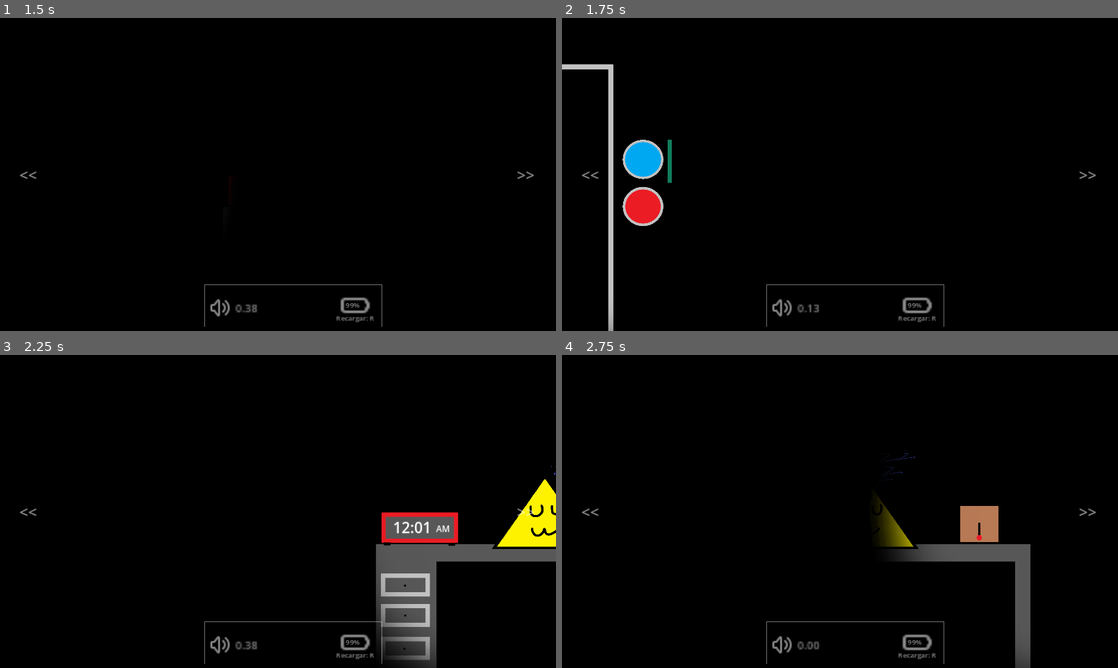
Above: before the commit, frames 1-4 (two rows, left to right).
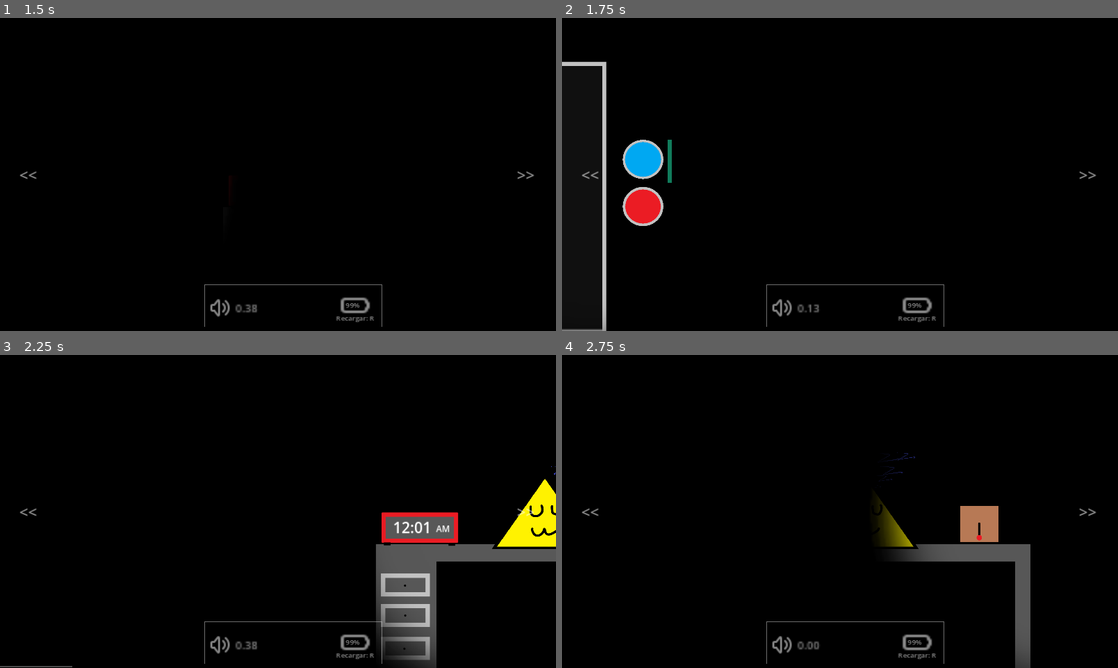
Above: after the commit, the same moments.

Repository: Mageh533/TriangulinProject
Game: Godot game, scene res://Scenes/MainMenu.tscn
Same seed, same stepped clock (60 frames per second), same inputs: the game is played once before the commit and once after it.
Inputs (mouse positions are in pixels of both pictures, inside the frame that each line leads up to):
- Up to frame 1 (1.5 s): click "Joguina24" at 0.5 s; tap Enter at 1.25 s; move the mouse to (27, 174) at 1.27 s; tap R (recharge) at 1.35 s
- Up to frame 2 (1.75 s): no input
- Up to frame 3 (2.25 s): move the mouse to (528, 511) at 2.02 s; tap R (recharge) at 2.1 s
- Up to frame 4 (2.75 s): no input

Frame 1 is identical in both runs. In frame 2, 1.7% of the frame differs, in the area x 0-10%, y 14-100%; in frame 3, less than 0.1%; in frame 4, nothing differs.

Commit message:
Added glass effects

Diff:
--- a/Scenes/MainScene.tscn
+++ b/Scenes/MainScene.tscn
@@ -1,10 +1,11 @@
-[gd_scene load_steps=76 format=3 uid="uid://ci47ylf44fdg8"]
+[gd_scene load_steps=77 format=3 uid="uid://ci47ylf44fdg8"]
 
 [ext_resource type="Script" path="res://Scripts/Game/GameLogic.gd" id="1_sqss8"]
 [ext_resource type="Texture2D" uid="uid://3f28bn54dy1a" path="res://Assets/Static/Escritorio.png" id="2_48fq7"]
-[ext_resource type="Texture2D" uid="uid://n7r0m3ichfvj" path="res://Assets/Static/Ventana_izquierda.png" id="4_8wcoh"]
+[ext_resource type="Texture2D" uid="uid://baci3of808ulj" path="res://Assets/Static/Ventana_transparente.png" id="3_skxci"]
+[ext_resource type="Texture2D" uid="uid://dv1i0dqjttcsd" path="res://Assets/Static/Puerta_transparente.png" id="4_tul3m"]
 [ext_resource type="Texture2D" uid="uid://2p2usg3o5g1q" path="res://Assets/Static/Estanterias.png" id="5_podnf"]
-[ext_resource type="Texture2D" uid="uid://c2nrmodxfpdqm" path="res://Assets/Static/Puerta.png" id="5_vcdfj"]
+[ext_resource type="Texture2D" uid="uid://bouliroi223j4" path="res://Assets/Static/glass-1.jpg" id="6_3byo8"]
 [ext_resource type="Script" path="res://Scripts/Game/Mechanics/Cristal.gd" id="6_ori24"]
 [ext_resource type="Texture2D" uid="uid://bv82qh0ytlh75" path="res://Assets/Objects/Despertador.png" id="6_ux8r6"]
 [ext_resource type="Texture2D" uid="uid://d1x3h41n6h53v" path="res://Assets/Objects/Caja.png" id="7_ki6an"]
@@ -288,6 +289,73 @@
 "values": [Color(1, 1, 1, 1), Color(1, 1, 1, 0)]
 }
 
+[sub_resource type="Animation" id="Animation_vlrvt"]
+resource_name = "CirculinKill"
+tracks/0/type = "method"
+tracks/0/imported = false
+tracks/0/enabled = true
+tracks/0/path = NodePath("UIAnims")
+tracks/0/interp = 1
+tracks/0/loop_wrap = true
+tracks/0/keys = {
+"times": PackedFloat32Array(1),
+"transitions": PackedFloat32Array(1),
+"values": [{
+"args": ["GameLose"],
+"method": &"play"
+}]
+}
+tracks/1/type = "value"
+tracks/1/imported = false
+tracks/1/enabled = true
+tracks/1/path = NodePath("POV/UILayer/UI/DeathAnims:visible")
+tracks/1/interp = 1
+tracks/1/loop_wrap = true
+tracks/1/keys = {
+"times": PackedFloat32Array(0),
+"transitions": PackedFloat32Array(1),
+"update": 1,
+"values": [true]
+}
+tracks/2/type = "value"
+tracks/2/imported = false
+tracks/2/enabled = true
+tracks/2/path = NodePath("POV/UILayer/UI/DeathAnims/Circulin/CirculinSusto:scale")
+tracks/2/interp = 1
+tracks/2/loop_wrap = true
+tracks/2/keys = {
+"times": PackedFloat32Array(0, 1),
+"transitions": PackedFloat32Array(1, 1),
+"update": 0,
+"values": [Vector2(0.01, 0.01), Vector2(1, 1)]
+}
+tracks/3/type = "method"
+tracks/3/imported = false
+tracks/3/enabled = true
+tracks/3/path = NodePath("POV/UILayer/UI/DeathAnims/Circulin/CirculinSusto")
+tracks/3/interp = 1
+tracks/3/loop_wrap = true
+tracks/3/keys = {
+"times": PackedFloat32Array(0),
+"transitions": PackedFloat32Array(1),
+"values": [{
+"args": [&"default"],
+"method": &"play"
+}]
+}
+tracks/4/type = "value"
+tracks/4/imported = false
+tracks/4/enabled = true
+tracks/4/path = NodePath("POV/UILayer/UI/DeathAnims/Circulin:visible")
+tracks/4/interp = 1
+tracks/4/loop_wrap = true
+tracks/4/keys = {
+"times": PackedFloat32Array(0),
+"transitions": PackedFloat32Array(1),
+"update": 1,
+"values": [true]
+}
+
 [sub_resource type="Animation" id="Animation_u4fau"]
 resource_name = "DoorButtonPushed"
 length = 0.5
@@ -421,6 +489,21 @@
 "values": [true]
 }
 
+[sub_resource type="Animation" id="Animation_pntbf"]
+resource_name = "TriangulinGaugeFade"
+tracks/0/type = "value"
+tracks/0/imported = false
+tracks/0/enabled = true
+tracks/0/path = NodePath("Mosters/Triangulin/ProgressBar:modulate")
+tracks/0/interp = 1
+tracks/0/loop_wrap = true
+tracks/0/keys = {
+"times": PackedFloat32Array(0, 1),
+"transitions": PackedFloat32Array(1, 1),
+"update": 0,
+"values": [Color(1, 1, 1, 0.0352941), Color(1, 1, 1, 1)]
+}
+
 [sub_resource type="Animation" id="Animation_c0q0n"]
 resource_name = "TriangulinKill"
 tracks/0/type = "value"
@@ -462,88 +545,6 @@
 "values": [true]
 }
 
-[sub_resource type="Animation" id="Animation_pntbf"]
-resource_name = "TriangulinGaugeFade"
-tracks/0/type = "value"
-tracks/0/imported = false
-tracks/0/enabled = true
-tracks/0/path = NodePath("Mosters/Triangulin/ProgressBar:modulate")
-tracks/0/interp = 1
-tracks/0/loop_wrap = true
-tracks/0/keys = {
-"times": PackedFloat32Array(0, 1),
-"transitions": PackedFloat32Array(1, 1),
-"update": 0,
-"values": [Color(1, 1, 1, 0.0352941), Color(1, 1, 1, 1)]
-}
-
-[sub_resource type="Animation" id="Animation_vlrvt"]
-resource_name = "CirculinKill"
-tracks/0/type = "method"
-tracks/0/imported = false
-tracks/0/enabled = true
-tracks/0/path = NodePath("UIAnims")
-tracks/0/interp = 1
-tracks/0/loop_wrap = true
-tracks/0/keys = {
-"times": PackedFloat32Array(1),
-"transitions": PackedFloat32Array(1),
-"values": [{
-"args": ["GameLose"],
-"method": &"play"
-}]
-}
-tracks/1/type = "value"
-tracks/1/imported = false
-tracks/1/enabled = true
-tracks/1/path = NodePath("POV/UILayer/UI/DeathAnims:visible")
-tracks/1/interp = 1
-tracks/1/loop_wrap = true
-tracks/1/keys = {
-"times": PackedFloat32Array(0),
-"transitions": PackedFloat32Array(1),
-"update": 1,
-"values": [true]
-}
-tracks/2/type = "value"
-tracks/2/imported = false
-tracks/2/enabled = true
-tracks/2/path = NodePath("POV/UILayer/UI/DeathAnims/Circulin/CirculinSusto:scale")
-tracks/2/interp = 1
-tracks/2/loop_wrap = true
-tracks/2/keys = {
-"times": PackedFloat32Array(0, 1),
-"transitions": PackedFloat32Array(1, 1),
-"update": 0,
-"values": [Vector2(0.01, 0.01), Vector2(1, 1)]
-}
-tracks/3/type = "method"
-tracks/3/imported = false
-tracks/3/enabled = true
-tracks/3/path = NodePath("POV/UILayer/UI/DeathAnims/Circulin/CirculinSusto")
-tracks/3/interp = 1
-tracks/3/loop_wrap = true
-tracks/3/keys = {
-"times": PackedFloat32Array(0),
-"transitions": PackedFloat32Array(1),
-"values": [{
-"args": [&"default"],
-"method": &"play"
-}]
-}
-tracks/4/type = "value"
-tracks/4/imported = false
-tracks/4/enabled = true
-tracks/4/path = NodePath("POV/UILayer/UI/DeathAnims/Circulin:visible")
-tracks/4/interp = 1
-tracks/4/loop_wrap = true
-tracks/4/keys = {
-"times": PackedFloat32Array(0),
-"transitions": PackedFloat32Array(1),
-"update": 1,
-"values": [true]
-}
-
 [sub_resource type="AnimationLibrary" id="AnimationLibrary_hxr4n"]
 _data = {
 "AlarmBlink": SubResource("Animation_jv2oe"),
@@ -560,6 +561,15 @@
 
 [node name="Static" type="Node2D" parent="."]
 
+[node name="BG" type="ColorRect" parent="Static"]
+z_index = -1
+offset_left = -2285.0
+offset_top = 7.0
+offset_right = 3428.0
+offset_bottom = 648.0
+mouse_filter = 2
+color = Color(0.0627451, 0.0627451, 0.0627451, 1)
+
 [node name="Escritorio" type="Sprite2D" parent="Static"]
 position = Vector2(576, 328)
 scale = Vector2(0.896094, 0.898611)
@@ -568,12 +578,12 @@
 [node name="Ventana1" type="Sprite2D" parent="Static"]
 position = Vector2(1720, 328)
 scale = Vector2(0.896094, 0.898611)
-texture = ExtResource("4_8wcoh")
+texture = ExtResource("3_skxci")
 
 [node name="Puerta" type="Sprite2D" parent="Static"]
 position = Vector2(-568, 328)
 scale = Vector2(0.896094, 0.898611)
-texture = ExtResource("5_vcdfj")
+texture = ExtResource("4_tul3m")
 
 [node name="Estanterias" type="Sprite2D" parent="Static"]
 position = Vector2(-1712, 328)
@@ -585,13 +595,14 @@
 scale = Vector2(0.896094, 0.898611)
 texture = ExtResource("5_podnf")
 
-[node name="Cristal" type="ColorRect" parent="Static"]
+[node name="Cristal" type="TextureRect" parent="Static"]
+modulate = Color(1, 1, 1, 0.34902)
 offset_left = 1304.0
 offset_top = 116.0
-offset_right = 2142.0
-offset_bottom = 364.0
-mouse_filter = 1
-color = Color(1, 1, 1, 0.168627)
+offset_right = 2141.0
+offset_bottom = 361.0
+texture = ExtResource("6_3byo8")
+expand_mode = 1
 script = ExtResource("6_ori24")
 
 [node name="DebugHealth" type="Label" parent="Static/Cristal"]
@@ -599,6 +610,21 @@
 offset_right = 40.0
 offset_bottom = 23.0
 text = "Health: 100"
+
+[node name="GlassParticles" type="CPUParticles2D" parent="Static/Cristal"]
+position = Vector2(413, 77)
+emitting = false
+amount = 20
+lifetime = 2.0
+one_shot = true
+explosiveness = 1.0
+emission_shape = 3
+emission_rect_extents = Vector2(300, 100)
+spread = 180.0
+initial_velocity_min = 300.0
+initial_velocity_max = 300.0
+scale_amount_min = 3.0
+scale_amount_max = 3.0
 
 [node name="Mosters" type="Node2D" parent="."]
 
@@ -648,7 +674,8 @@
 autostart = true
 
 [node name="Circulin" type="Sprite2D" parent="Mosters"]
-position = Vector2(1720, 296)
+z_index = -1
+position = Vector2(1697, 275)
 scale = Vector2(0.75, 0.75)
 texture = ExtResource("12_3wvat")
 script = ExtResource("13_hgak7")
@@ -767,7 +794,7 @@
 
 [node name="Barrera_Puerta" type="Sprite2D" parent="Interactable/Puerta"]
 visible = false
-position = Vector2(-240, -40)
+position = Vector2(-249, -40)
 scale = Vector2(0.896094, 0.898611)
 texture = ExtResource("19_uu3fg")
 
--- a/Scripts/Game/Mechanics/Cristal.gd
+++ b/Scripts/Game/Mechanics/Cristal.gd
@@ -1,4 +1,4 @@
-extends ColorRect
+extends TextureRect
 
 signal broken
 
@@ -11,3 +11,4 @@
 	health -= damage
 	if health <= 0:
 		emit_signal("broken")
+	$GlassParticles.restart()
--- a/Scripts/Game/Monsters/Circulin.gd
+++ b/Scripts/Game/Monsters/Circulin.gd
@@ -41,5 +41,6 @@
 		appear()
 
 func _on_cristal_broken():
+	dissapear()
 	await get_tree().create_timer(3).timeout
 	emit_signal("circulinKill")
--- a/Scripts/Menu/Buttons/Play.gd
+++ b/Scripts/Menu/Buttons/Play.gd
@@ -2,13 +2,5 @@
 
 @export var MainScene : PackedScene
 
-# Called when the node enters the scene tree for the first time.
-func _ready():
-	pass # Replace with function body.
-
-# Called every frame. 'delta' is the elapsed time since the previous frame.
-func _process(delta):
-	pass
-
 func _on_pressed():
 	get_tree().change_scene_to_packed(MainScene)
Binary file added: Assets/Static/Puerta_transparente.png
Not shown, added: Assets/Static/Puerta_transparente.png.import
Binary file removed: Assets/Static/Ventana_izquierda.png
Binary file added: Assets/Static/Ventana_transparente.png
Not shown, added: Assets/Static/Ventana_transparente.png.import
Binary file added: Assets/Static/glass-1.jpg
Not shown, added: Assets/Static/glass-1.jpg.import
